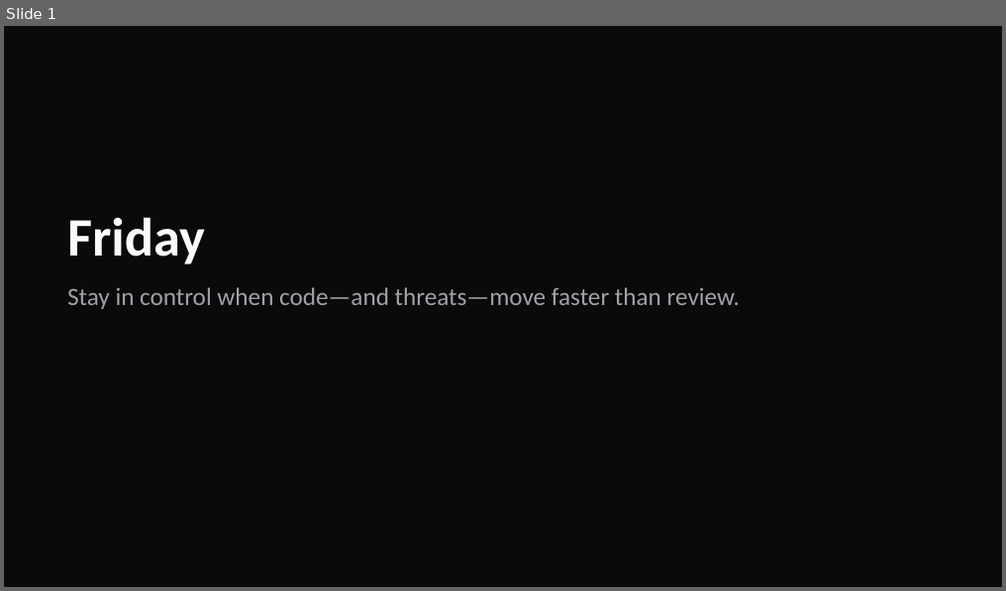
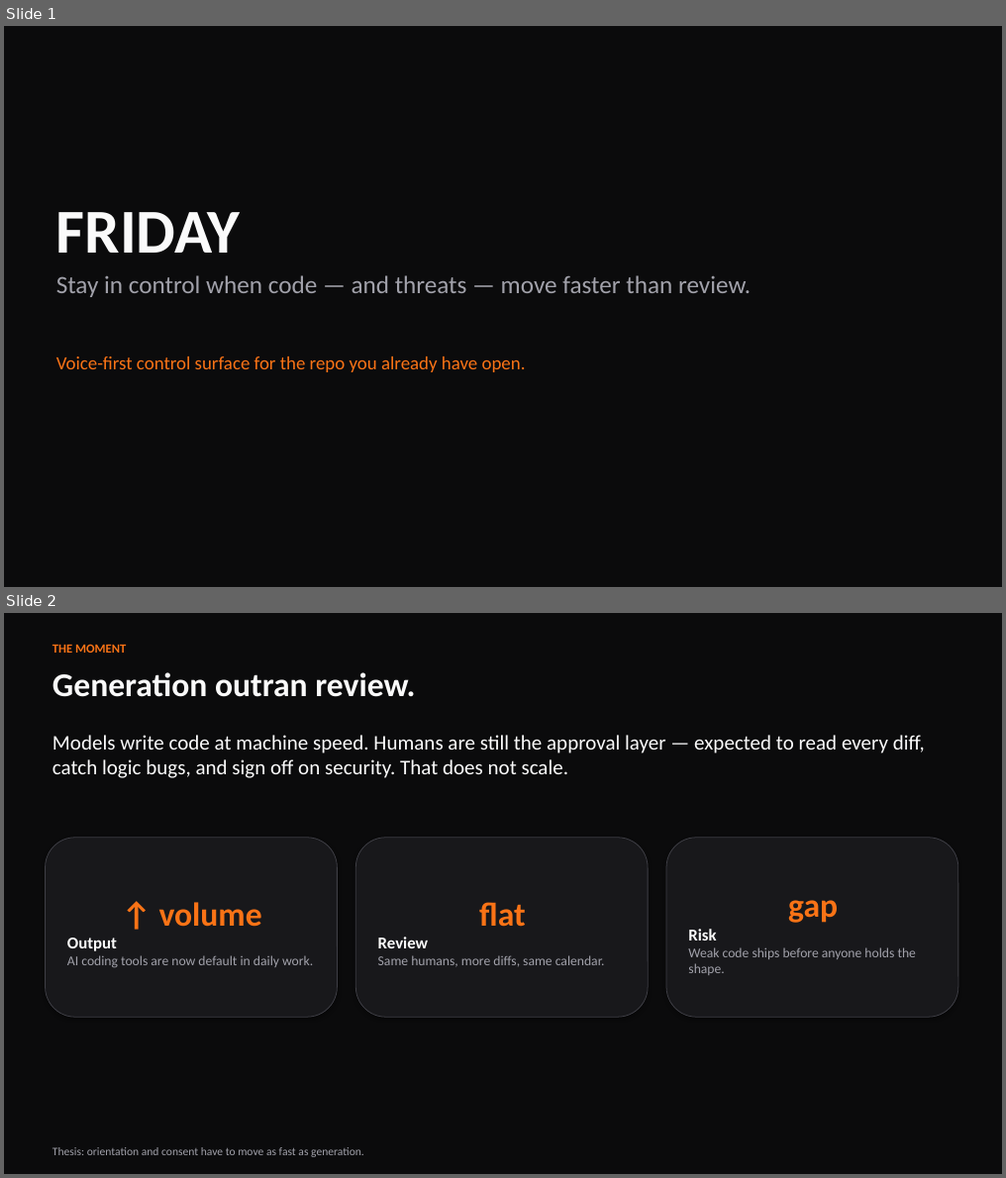
Before and after one commit to hatif03/friday-voice-agent, a slide deck: docs/presentation/Friday-Voice-Agent.pptx. Shown one above the other, each under a label of ours: slide 1 before the commit, slides 1 and 2 after it. The pictures are 1006x591 and 1006x1178 pixels, drawn with LibreOffice and Linux fonts; fonts in the diff are those of the drawing. Boxes give left, top, right and bottom in pixels: in the first picture for what was removed or moved away, otherwise in the second. Text is boxed around its words. In the diff, an @@ line names an element or a change of style, - is before the commit and + after.

Commit message:
docs: add demo script for Friday voice agent and enhance pitch deck generation
Introduce a comprehensive demo script for showcasing the Friday voice agent's capabilities, emphasizing its interaction with GitHub. Additionally, improve the pitch deck generation script with updated styling and layout adjustments for better presentation quality.

```diff
--- a/docs/presentation/Friday-Voice-Agent.pptx
+++ b/docs/presentation/Friday-Voice-Agent.pptx
@@ slide 2 added at (4, 613, 1002, 1174), background #FFFFFF @@
@@ rectangle added at (4, 613, 1002, 1174), fill #0B0B0C @@
@@ text added at (53, 644, 126, 653), 12 pt, text #F97316, bold @@
+THE MOMENT
@@ text added at (53, 672, 415, 697), 32 pt, text #FAFAFA, bold @@
+Generation outran review.
@@ text added at (53, 735, 925, 778), 20 pt, text #FAFAFA @@
+Models write code at machine speed. Humans are still the approval layer — expected to read every diff, catch logic bugs, and sign off on security. That does not scale.
@@ rounded rectangle added at (46, 838, 338, 1017), fill #18181B, outline #3F3F46 0.75 pt, 13 pt, text #A1A1AA @@
+↑ volume
+Output
+AI coding tools are now default in daily work.
@@ rounded rectangle added at (355, 838, 648, 1017), fill #18181B, outline #3F3F46 0.75 pt, 13 pt, text #A1A1AA @@
+flat
+Review
+Same humans, more diffs, same calendar.
@@ rounded rectangle added at (666, 838, 958, 1017), fill #18181B, outline #3F3F46 0.75 pt, 13 pt, text #A1A1AA @@
+gap
+Risk
+Weak code ships before anyone holds the shape.
@@ text added at (53, 1148, 364, 1157), 11 pt, text #A1A1AA @@
+Thesis: orientation and consent have to move as fast as generation.
@@ slide 1 changed as well @@
@@ background #0A0A0A to #FFFFFF @@
@@ rectangle added at (4, 26, 1002, 587), fill #0B0B0C @@
@@ text at (56, 212, 240, 253): text changed; size 52 to 60 pt @@
-Friday
+FRIDAY
@@ text at (56, 275, 750, 297): spaces changed @@
-Stay in control when code—and threats—move faster than review.
+Stay in control when code — and threats — move faster than review.
@@ text added at (56, 357, 526, 372), 18 pt, text #F97316 @@
+Voice-first control surface for the repo you already have open.
```
Also in this commit, not shown: 9 other slides added, 12 slides removed, 2 other files.
